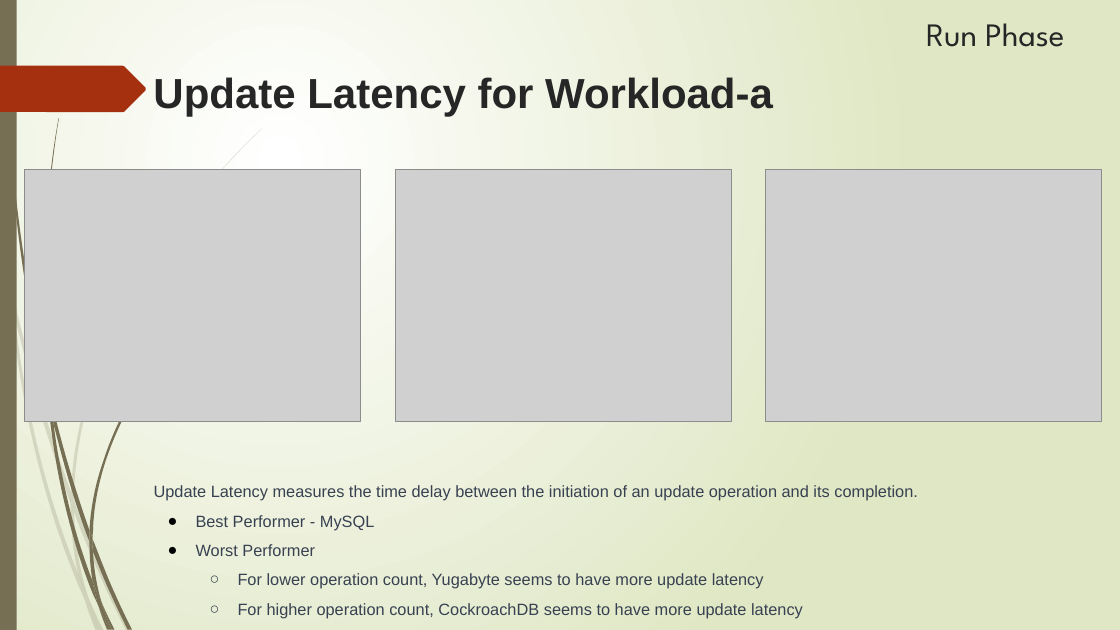
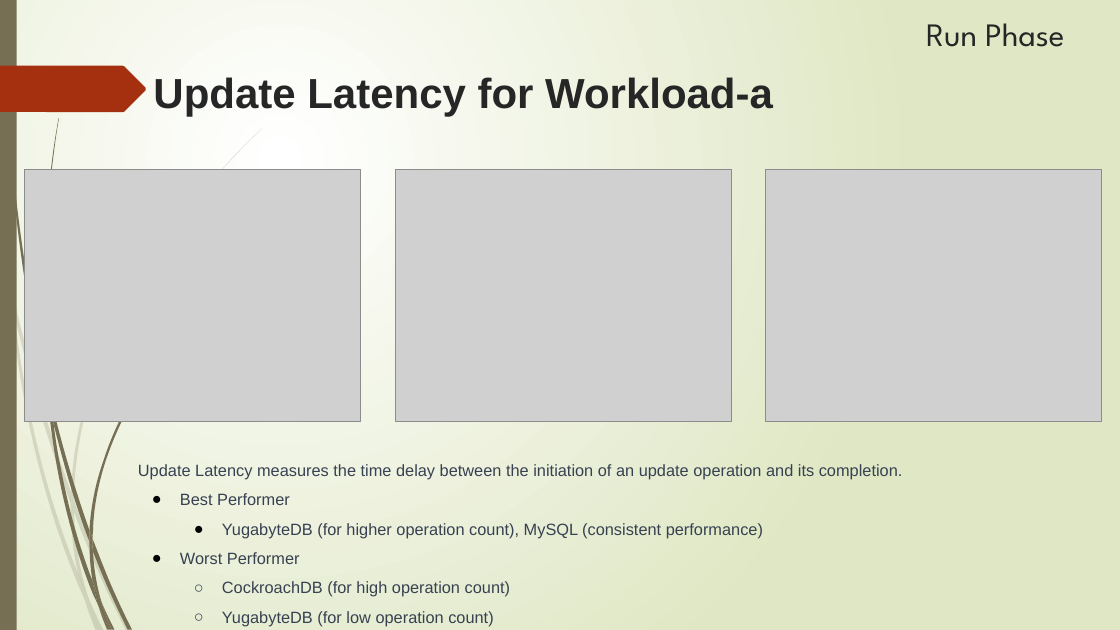
Before and after one commit to SonyShrestha/ADB_YCSB_YugabyteDB_CockroachDB, a slide deck: slide 26 of INFOH415.pptx (slide 23 before the commit). Drawn at 1120x630 pixels with LibreOffice and Linux fonts; fonts in the diff are those of the drawing; grey boxes stand for pictures. Boxes give left, top, right and bottom in pixels: in the first picture for what was removed or moved away, otherwise in the second. Text is boxed around its words. In the diff, an @@ line names an element or a change of style, - is before the commit and + after.

```diff
--- a/INFOH415.pptx
+++ b/INFOH415.pptx
@@ text "Update Latency measures the time ...": place and size @@
-text "Update Latency measures the time ..." at [154,485,918,618]
+text "Update Latency measures the time ..." at [138,464,903,627]
@@ text at [180,493,763,538]: text changed @@
-● Best Performer - MySQL
+● Best Performer
+  ● YugabyteDB (for higher operation count), MySQL (consistent performance)
@@ text at [222,581,510,627]: text changed @@
-  ○ For lower operation count, Yugabyte seems to have more update latency
-  ○ For higher operation count, CockroachDB seems to have more update latency
+  ○ CockroachDB (for high operation count)
+  ○ YugabyteDB (for low operation count)
```
Also in this commit, not shown: 7 other slides changed, 5 slides added, 11 other files.
